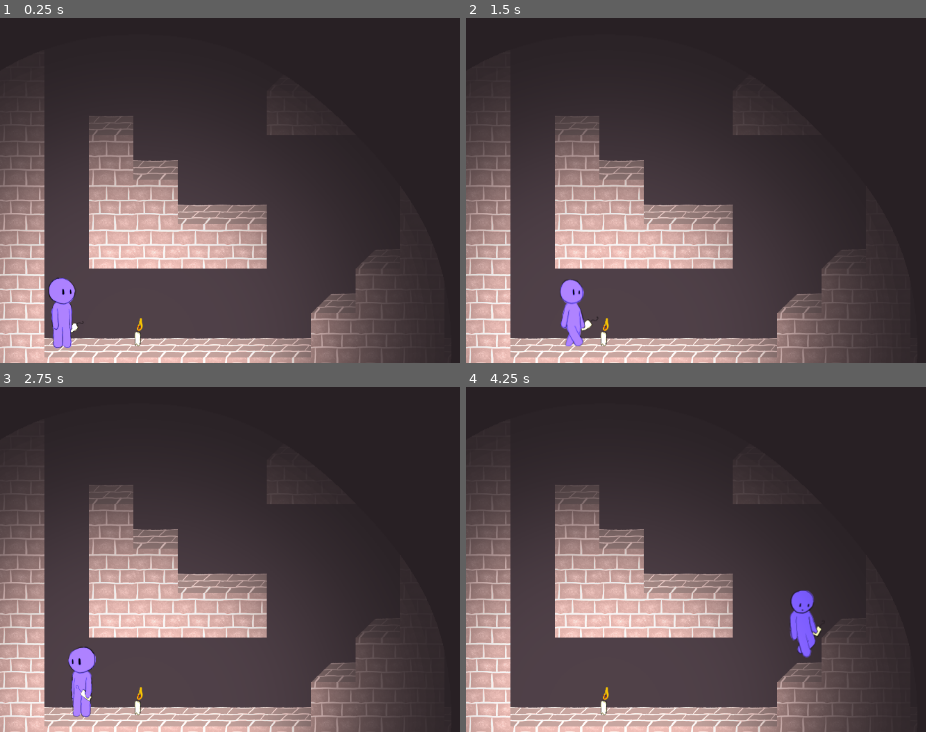
Above: before the commit, frames 1-4 (two rows, left to right).
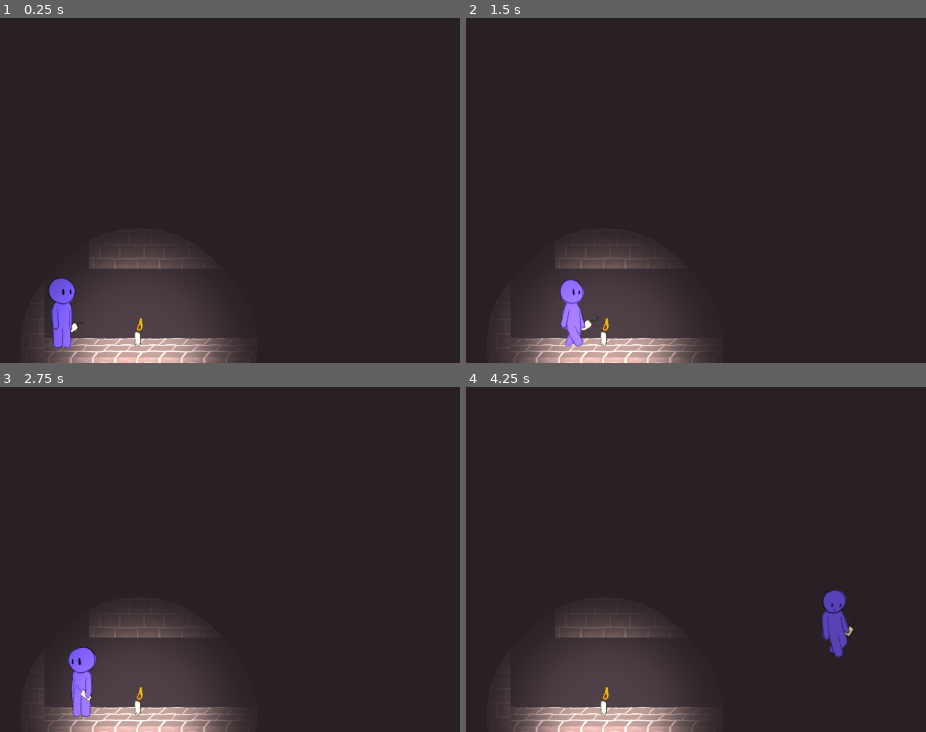
Above: after the commit, the same moments.

Repository: isaacwkm/csgd-capstone-project
Game: Godot game, scene res://scenes/world.tscn
Two runs of this game, one before a commit and one after it. Both use one fixed random seed, a clock stepped at 60 frames per second and the inputs below.
Inputs:
- Up to frame 1 (0.25 s): no input
- Up to frame 2 (1.5 s): tap Enter (ui_accept) at 0.5, 0.77 s; hold E 0.53-1.28 s; hold D from 0.53 s (still down); tap E at 1.35 s
- Up to frame 3 (2.75 s): tap Enter (ui_accept) at 1.52 s; release D at 2.03 s; hold A from 2.03 s (still down); hold E from 2.03 s (still down)
- Up to frame 4 (4.25 s): release A at 2.78 s; release E at 2.78 s; hold D from 2.78 s (still down); tap E at 2.85 s; tap Enter (ui_accept) at 3.02, 3.77 s; hold E from 3.53 s (still down)

The runs differ from the first frame. In frame 1, 38% of the frame differs, in the area x 0-92%, y 20-100%; in frame 2, 37%; in frame 3, 38%; in frame 4, 39%.

Commit message:
Replace candle's PointLight2D with a CollisionEnablingLight and make the player character once again affected by CollisionEnablingLights.

Diff:
--- a/objects/candle.tscn
+++ b/objects/candle.tscn
@@ -2,7 +2,7 @@
 
 [ext_resource type="Texture2D" uid="uid://c10ag7q27cfy6" path="res://textures/player_character_placeholder/player_character_placeholder_candle_8.tres" id="1_lduu1"]
 [ext_resource type="Script" path="res://objects/candle.gd" id="1_r3eed"]
-[ext_resource type="Texture2D" uid="uid://c3338cj6v4v6v" path="res://textures/point_light.png" id="3_vf61n"]
+[ext_resource type="PackedScene" uid="uid://du4aw7x0lt5a7" path="res://objects/collision_enabling_light.tscn" id="3_1623e"]
 
 [sub_resource type="SpriteFrames" id="SpriteFrames_gdbwp"]
 animations = [{
@@ -41,5 +41,5 @@
 position = Vector2(0, -21)
 shape = SubResource("RectangleShape2D_yawxj")
 
-[node name="PointLight2D" type="PointLight2D" parent="."]
-texture = ExtResource("3_vf61n")
+[node name="CollisionEnablingLight" parent="." instance=ExtResource("3_1623e")]
+scale = Vector2(0.378182, 0.378182)
--- a/objects/player_character.tscn
+++ b/objects/player_character.tscn
@@ -7,6 +7,8 @@
 size = Vector2(40, 96)
 
 [node name="PlayerCharacter" type="CharacterBody2D"]
+collision_layer = 3
+collision_mask = 3
 script = ExtResource("1_hytix")
 
 [node name="AnimatedSprite2D" type="AnimatedSprite2D" parent="."]
